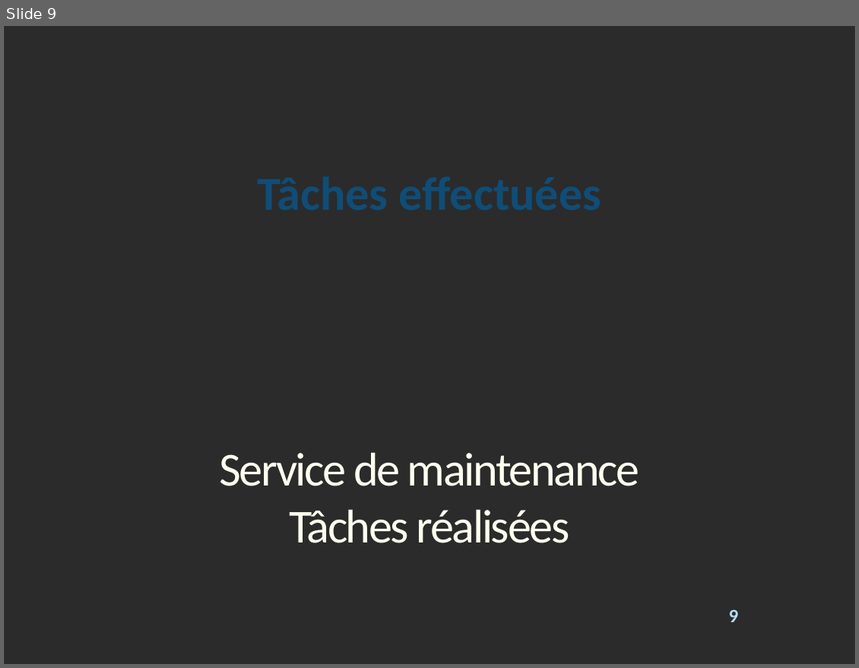
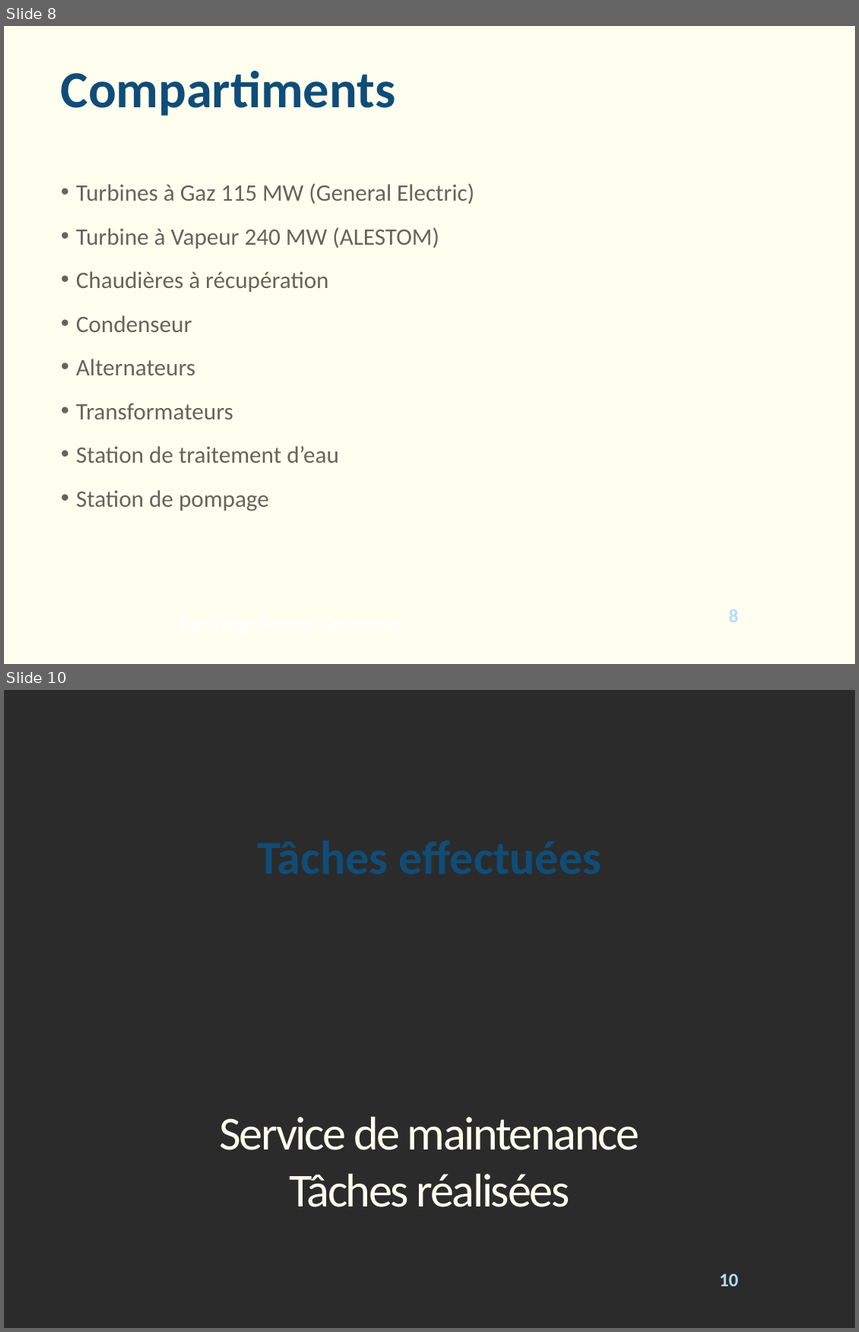
Before and after one commit to Raiton/Soutenance, a slide deck: blue_moving_lights.pptx. Shown one above the other, each under a label of ours: slide 9 before the commit, slides 8 and 10 after it; the slides between them are not shown. The pictures are 859x668 and 859x1332 pixels, drawn with LibreOffice and Linux fonts; fonts in the diff are those of the drawing; background and template pictures are left out; a plain dark background stands for a picture behind light text. Boxes give left, top, right and bottom in pixels: in the first picture for what was removed or moved away, otherwise in the second. Text is boxed around its words. In the diff, an @@ line names an element or a change of style, - is before the commit and + after.

```diff
--- a/blue_moving_lights.pptx
+++ b/blue_moving_lights.pptx
@@ slide 8 added at (4, 26, 855, 664), background picture (left out); not listed: 1 template element that a slide beside it also shows @@
@@ title added at (61, 71, 395, 116), 44 pt, text #0F4D78, bold @@
+Compartiments
@@ text added at (76, 183, 474, 512), 20 pt, text #64645A @@
+• Turbines à Gaz 115 MW (General Electric)
+• Turbine à Vapeur 240 MW (ALESTOM)
+• Chaudières à récupération
+• Condenseur
+• Alternateurs
+• Transformateurs
+• Station de traitement d’eau
+• Station de pompage
@@ text added at (170, 606, 414, 640), 18 pt, text #FFFFFF @@
+Carthage Power Company
@@ what was slide 9 is now slide 10 @@
@@ page number at (719, 1274, 738, 1287): text changed @@
-9
+10
```
Also in this commit, not shown: 12 slides changed, 2 other slides added.
